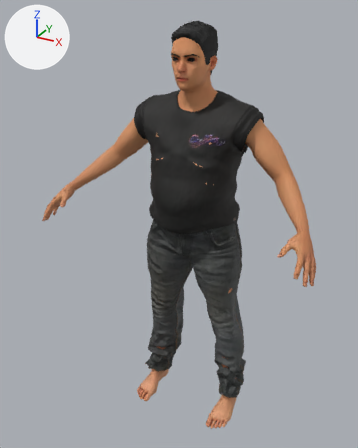
The glTF model web/public/models/npc/npc_male_heavier.glb as it was, and as the next commit left it.
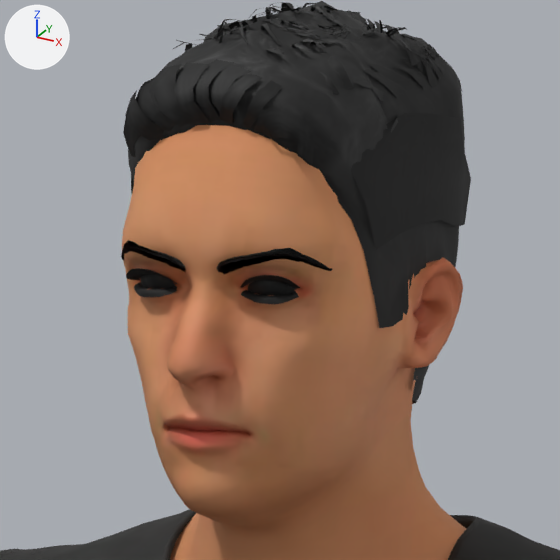
There are two pictures of each version: one whole from a 50 mm lens placed at (0.901, -1.814, 1.813), pointed at (-0.037, -0.107, 0.959), one close up on the part from 43% to 64% of the width and 4% to 21% of the height. Every picture has the same lights, and +X, +Y and +Z are marked at upper left. The first two pictures are the older version.

In view in the first close-up: 'Human', 'Human.elvs_male_logo_tshirt1', 'Human.eyebrow002', 'Human.eyelashes01', 'Human.high-poly', 'Human.short01'.
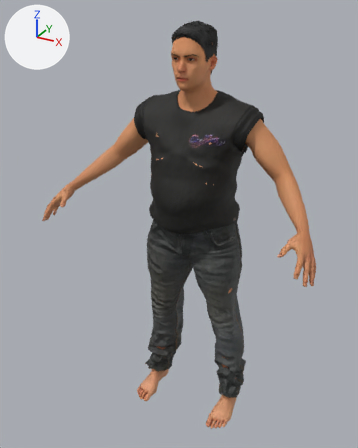
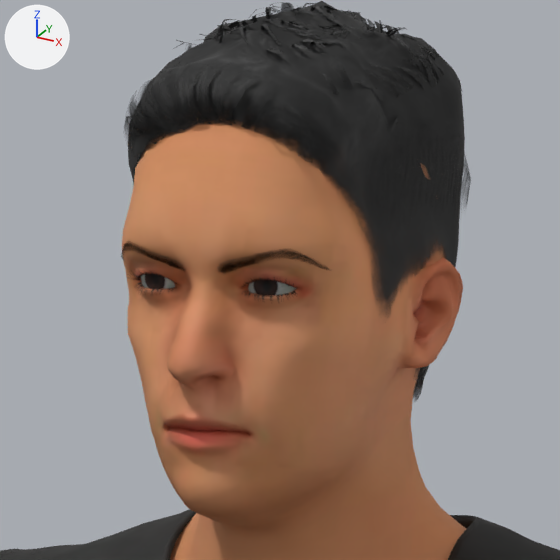
Boxes (x1, y1, x2, y2) around the edits, measured in the close-ups (560 x 560 px):
'Human.short01', surface changed
    both: (124, 2, 471, 400)
'Human.eyebrow002', surface changed
    both: (121, 241, 328, 274)
'Human.eyelashes01', surface changed
    both: (130, 269, 299, 303)

The change, as a list of edits to the scene's bpy script:
```text
Change mat_human_eyebrow002:
    where n2 = _N.new('ShaderNodeTexImage'); n2.name = 'Image Texture'
    where n0 = _N.new('ShaderNodeBsdfPrincipled'); n0.name = 'Principled BSDF'
    add _L.new(n2.outputs[1], n0.inputs[4])  # 'Alpha' to 'Alpha'
Change mat_human_eyelashes01:
    mat_human_eyelashes01.texture: img_eyelashes01 -> img_eyelashes01  # not seen -> with its transparency
Change mat_human_short01:
    mat_human_short01.texture: img_short01_diffuse -> img_short01_diffuse  # not seen -> with its transparency
```
